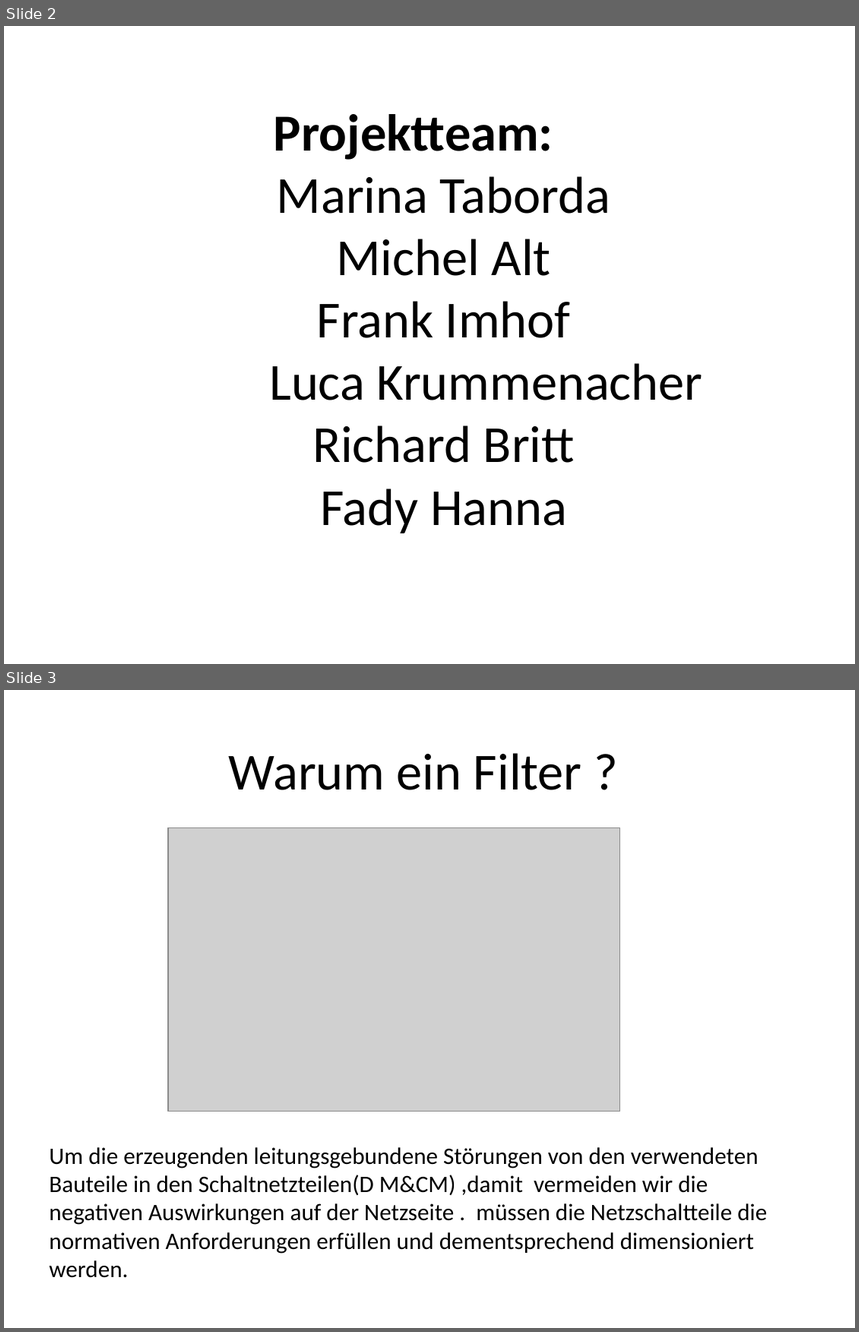
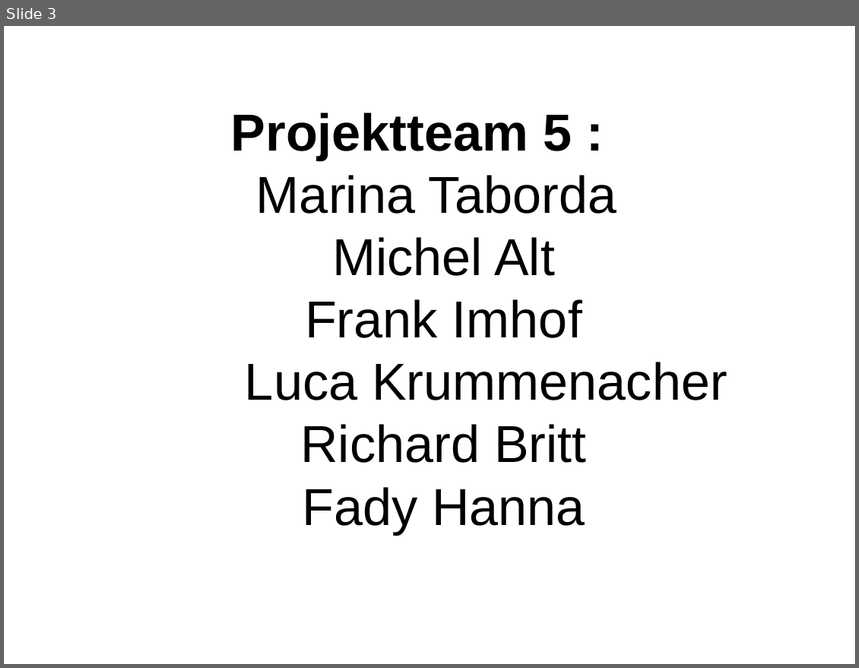
Before and after one commit to marinataborda/P2Organisation, a slide deck: ZwischenPresäntation.pptx. Shown one above the other, each under a label of ours: slides 2 and 3 before the commit, slide 3 after it. The pictures are 859x1332 and 859x668 pixels, drawn with LibreOffice and Linux fonts; fonts in the diff are those of the drawing; grey boxes stand for pictures. Boxes give left, top, right and bottom in pixels: in the first picture for what was removed or moved away, otherwise in the second. Text is boxed around its words. In the diff, an @@ line names an element or a change of style, - is before the commit and + after.

```diff
--- a/ZwischenPresäntation.pptx
+++ b/ZwischenPresäntation.pptx
@@ slide 3 removed at <box>4,690,855,1328</box>, background #FFFFFF @@
@@ title removed at <box>229,753,582,790</box> @@
-Warum ein Filter ?
@@ picture removed at <box>168,828,620,1111</box> @@
@@ text removed at <box>49,1148,767,1278</box> @@
-Um die erzeugenden leitungsgebundene Störungen von den verwendeten Bauteile in den Schaltnetzteilen(D M&CM) ,damit vermeiden wir die negativen Auswirkungen auf der Netzseite . müssen die Netzschaltteile die normativen Anforderungen erfüllen und dementsprechend dimensioniert werden.
@@ what was slide 2 is now slide 3 @@
@@ slide 3 changed as well @@
@@ title at <box>231,113,728,534</box>: text changed; font Calibri to Arial @@
-Projektteam:
-Marina Taborda
-Michel Alt
-Frank Imhof
-Luca Krummenacher
-Richard Britt
-Fady Hanna
+Projektteam 5 :
+Marina Taborda
+Michel Alt
+Frank Imhof
+Luca Krummenacher
+Richard Britt
+Fady Hanna
```
Also in this commit, not shown: 2 other slides changed, 8 slides added.
